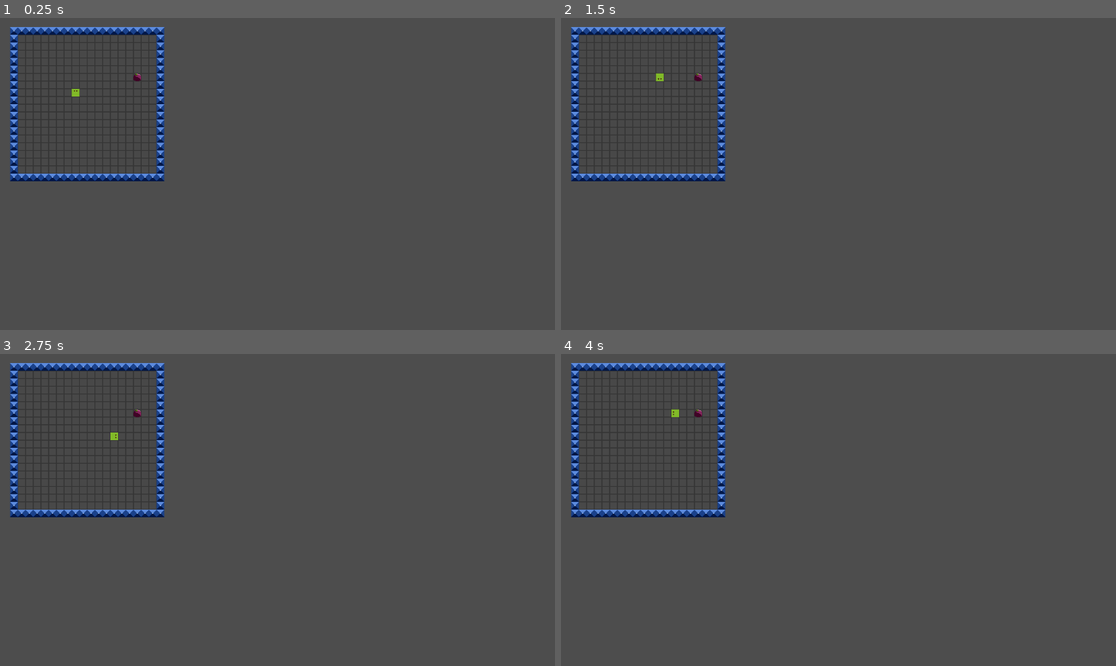
Above: before the commit, frames 1-4 (two rows, left to right).
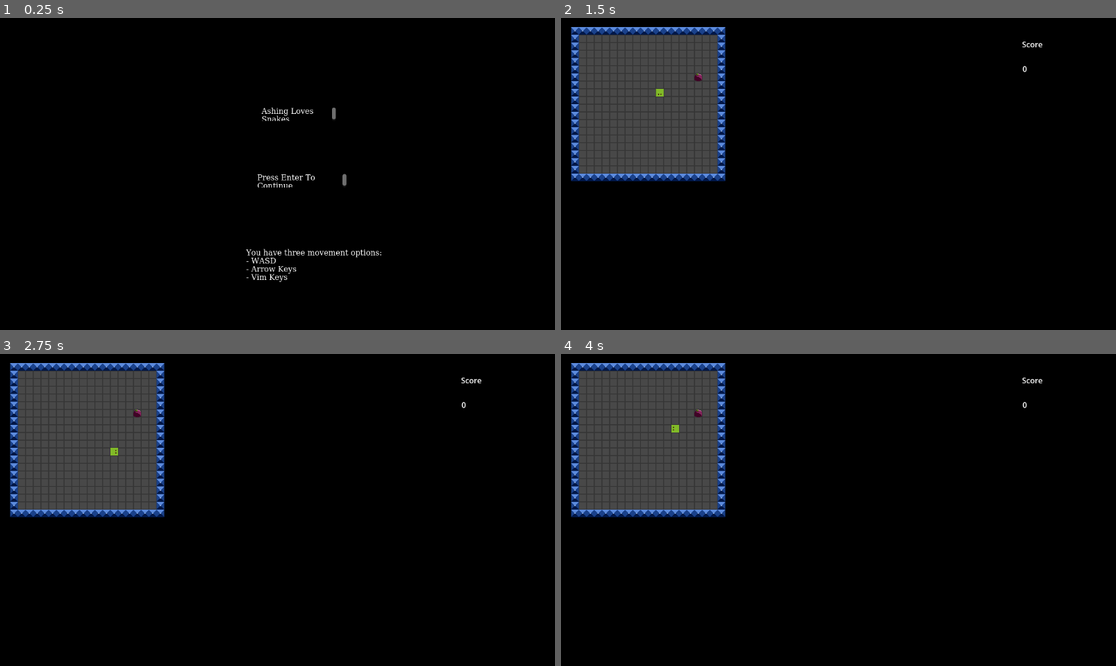
Above: after the commit, the same moments.

Repository: ashing-dev/snake
Game: Godot game, scene res://scenes/title.tscn
Two runs of this game, one before a commit and one after it. Both use one fixed random seed, a clock stepped at 60 frames per second and the inputs below. Before the commit the project starts from res://scenes/test_container.tscn.
Inputs:
- Up to frame 1 (0.25 s): no input
- Up to frame 2 (1.5 s): tap Enter (ui_accept) at 0.5, 0.6, 0.77, 1.07, 1.35 s; hold Right (move_east) 0.53-1.28 s; hold Down (move_south) from 1.28 s (still down)
- Up to frame 3 (2.75 s): tap Enter (ui_accept) at 1.52, 1.82, 2.1 s; release Down (move_south) at 2.03 s; hold Right (move_east) from 2.03 s (still down)
- Up to frame 4 (4 s): release Right (move_east) at 2.78 s; hold Up (move_north) 2.78-3.53 s; tap Enter (ui_accept) at 2.85, 3.02, 3.32, 3.6, 3.77 s; hold Left (move_west) from 3.53 s (still down)

The runs differ from the first frame. In frame 1, 100% of the frame differs, in the area x 0-100%, y 0-100%; in frame 2, 86%; in frame 3, 86%; in frame 4, 86%.

Commit message:
Score display

Diff:
--- a/project.godot
+++ b/project.godot
@@ -11,7 +11,7 @@
 [application]
 
 config/name="snake"
-run/main_scene="res://scenes/test_container.tscn"
+run/main_scene="res://scenes/title.tscn"
 config/features=PackedStringArray("4.3", "GL Compatibility")
 config/icon="res://icon.svg"
 
@@ -52,5 +52,7 @@
 
 [rendering]
 
+textures/canvas_textures/default_texture_filter=0
 renderer/rendering_method="gl_compatibility"
 renderer/rendering_method.mobile="gl_compatibility"
+environment/defaults/default_clear_color=Color(0, 0, 0, 1)
--- /dev/null
+++ b/scenes/game_container.tscn
@@ -0,0 +1,23 @@
+[gd_scene load_steps=2 format=3 uid="uid://bxlkuq7ywkey1"]
+
+[ext_resource type="Script" path="res://scripts/game_container.gd" id="1_1o35l"]
+
+[node name="GameContainer" type="Node2D"]
+script = ExtResource("1_1o35l")
+
+[node name="Camera2D" type="Camera2D" parent="."]
+position = Vector2(555, 305)
+
+[node name="ScoreLabel" type="RichTextLabel" parent="."]
+offset_left = 936.0
+offset_top = 24.0
+offset_right = 1076.0
+offset_bottom = 64.0
+text = "Score"
+
+[node name="ScoreValue" type="RichTextLabel" parent="."]
+offset_left = 937.0
+offset_top = 75.0
+offset_right = 1077.0
+offset_bottom = 115.0
+text = "0"
--- a/scenes/test_container.tscn
+++ /dev/null
@@ -1,9 +0,0 @@
-[gd_scene load_steps=2 format=3 uid="uid://bxlkuq7ywkey1"]
-
-[ext_resource type="Script" path="res://scripts/test_container.gd" id="1_odevo"]
-
-[node name="TestContainer" type="Node2D"]
-script = ExtResource("1_odevo")
-
-[node name="Camera2D" type="Camera2D" parent="."]
-position = Vector2(555, 305)
--- /dev/null
+++ b/scenes/title.tscn
@@ -0,0 +1,40 @@
+[gd_scene load_steps=3 format=3 uid="uid://5allbtbcede6"]
+
+[ext_resource type="Script" path="res://scripts/title.gd" id="1_58ta5"]
+
+[sub_resource type="FontFile" id="FontFile_6tf3p"]
+cache/0/16/0/ascent = 0.0
+cache/0/16/0/descent = 0.0
+cache/0/16/0/underline_position = 0.0
+cache/0/16/0/underline_thickness = 0.0
+cache/0/16/0/scale = 1.0
+
+[node name="Title" type="Node2D"]
+script = ExtResource("1_58ta5")
+
+[node name="TItle" type="RichTextLabel" parent="."]
+offset_left = 543.0
+offset_top = 186.0
+offset_right = 697.0
+offset_bottom = 214.0
+theme_override_fonts/normal_font = SubResource("FontFile_6tf3p")
+text = "Ashing Loves Snakes"
+
+[node name="CTA" type="RichTextLabel" parent="."]
+offset_left = 534.0
+offset_top = 324.0
+offset_right = 719.0
+offset_bottom = 352.0
+theme_override_fonts/normal_font = SubResource("FontFile_6tf3p")
+text = "Press Enter To Continue"
+
+[node name="Controls" type="RichTextLabel" parent="."]
+offset_left = 511.0
+offset_top = 480.0
+offset_right = 973.0
+offset_bottom = 584.0
+theme_override_fonts/normal_font = SubResource("FontFile_6tf3p")
+text = "You have three movement options:
+- WASD
+- Arrow Keys
+- Vim Keys"
--- a/scripts/game.gd
+++ b/scripts/game.gd
@@ -10,6 +10,7 @@
 var score: int = 0
 
 signal game_over
+signal score_changed
 
 func _init(_field:Field, tick_interval: float = 1.0) -> void:
 	field = _field
@@ -32,12 +33,12 @@
 	if _is_snake_touching_self() || _is_snake_touching_boundary():
 		print("game over")
 		timer.stop()
-		# snake.queue_free()
 
 	if _is_snake_touching_food():
 		snake.lengthen_snake = true
 		field.set_random_food_cell()
 		score += 50
+		score_changed.emit()
 
 func _new_timer(tick_interval: float) -> Timer:
 	var _timer = Timer.new()
--- a/scripts/test_container.gd
+++ b/scripts/game_container.gd
@@ -1,5 +1,5 @@
 extends Node
-class_name TestContainer
+class_name SnakeGameContainer
 
 @export var game: Game
 
@@ -8,3 +8,7 @@
 	game = GameManager.new_game(field)
 	add_child(game)
 	game.owner = self
+	game.score_changed.connect(on_score_changed)
+
+func on_score_changed() -> void:
+	$ScoreValue.text = "%d" % game.score
--- a/scripts/snake.gd
+++ b/scripts/snake.gd
@@ -40,8 +40,8 @@
 	# _unhandled_input which has more a bit more complication/nuance.
 	# See https://docs.godotengine.org/en/stable/tutorials/inputs/inputevent.html
 
-	# BUG: This only checks against the last registered travel direction, NOT the actual last direction traveled. So in one tick you can still turn around into yourself.
-	# Relatively minor, in the grand scheme of things.
+	# BUG: This only checks against the last registered travel direction, NOT the actual last direction traveled.
+	# So in one tick you can still turn around into yourself. Relatively minor in the grand scheme of things. Fix later.
 	if Input.is_action_just_pressed("move_north"):
 		_update_travel_direction(DIR_NORTH)
 	elif Input.is_action_just_pressed("move_south"):
@@ -71,14 +71,11 @@
 			if travel_direction != DIR_EAST:
 				travel_direction = DIR_WEST
 
-
 func _on_tick() -> void:
 	_move()
 	snake_moved.emit()
 
-
 func _move() -> void:
-	print(len(snake_queue))
 	var old_location = snake_queue[0]
 	var new_location = old_location + travel_direction
 	if !lengthen_snake:
@@ -102,11 +99,6 @@
 
 	lengthen_snake = false
 
-
-
-func get_head_location() -> Vector2:
-	return snake_queue[0]
-
 func update_global_position() -> void:
 	global_position = get_head_location() * Cell.CELL_WIDTH
 	# The sprite is centered so we can rotate it easily, so we need to
@@ -123,3 +115,6 @@
 			$Sprite2D.global_rotation = deg_to_rad(270.0)
 		DIR_WEST:
 			$Sprite2D.global_rotation = deg_to_rad(90.0)
+
+func get_head_location() -> Vector2:
+	return snake_queue[0]
--- /dev/null
+++ b/scripts/title.gd
@@ -0,0 +1,7 @@
+extends Node2D
+
+
+# Called every frame. 'delta' is the elapsed time since the previous frame.
+func _process(_delta):
+	if Input.is_action_just_pressed("ui_accept"):
+		get_tree().change_scene_to_file("res://scenes/game_container.tscn")
